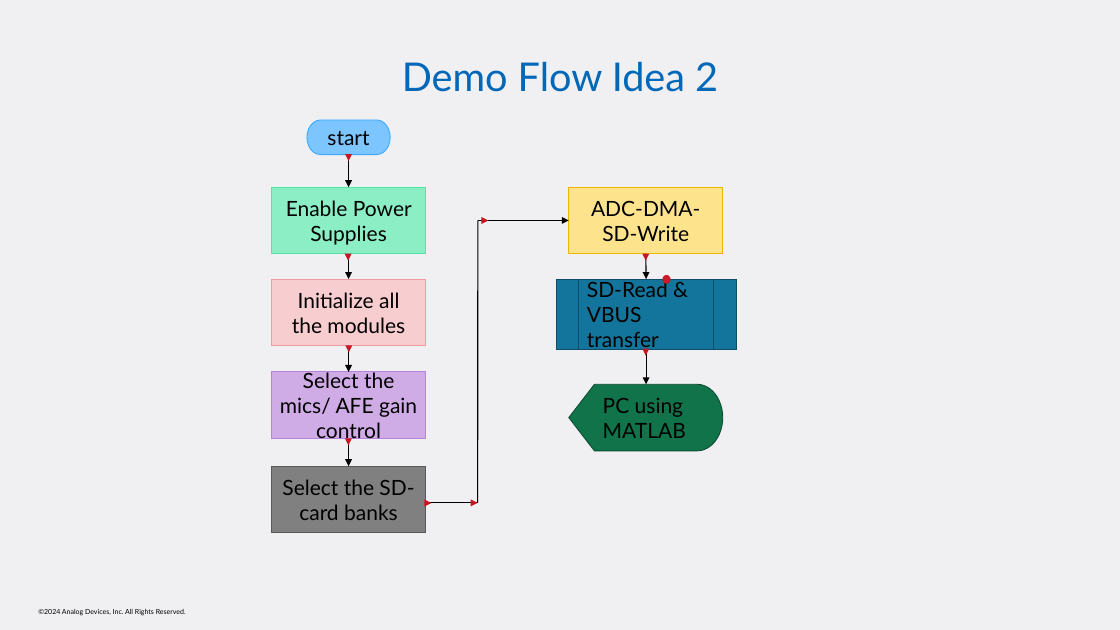
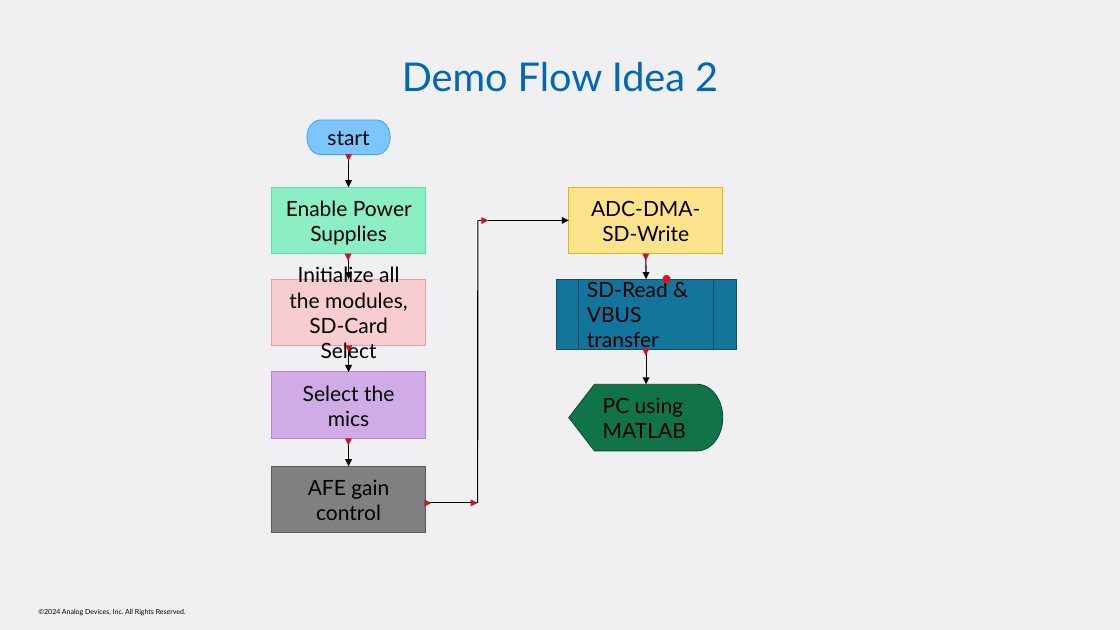
Before and after one commit to analogdevicesinc/Magpie, a slide deck: slide 5 of Magpie/Documents/FTC_Demo/FTC_idea.pptx. Drawn at 1120x630 pixels with LibreOffice and Linux fonts; fonts in the diff are those of the drawing. Boxes give left, top, right and bottom in pixels: in the first picture for what was removed or moved away, otherwise in the second. Text is boxed around its words. In the diff, an @@ line names an element or a change of style, - is before the commit and + after.

```diff
--- a/Magpie/Documents/FTC_Demo/FTC_idea.pptx
+++ b/Magpie/Documents/FTC_Demo/FTC_idea.pptx
@@ text in rectangle at [289, 264, 408, 363]: text changed @@
-Initialize all the modules
+Initialize all the modules, SD-Card Select
@@ text in rectangle at [303, 385, 394, 426]: text changed @@
-Select the mics/ AFE gain control
+Select the mics
@@ text in rectangle at [308, 480, 389, 520]: text changed @@
-Select the SD-card banks
+AFE gain control
```
Also in this commit, not shown: 1 other slide changed.
